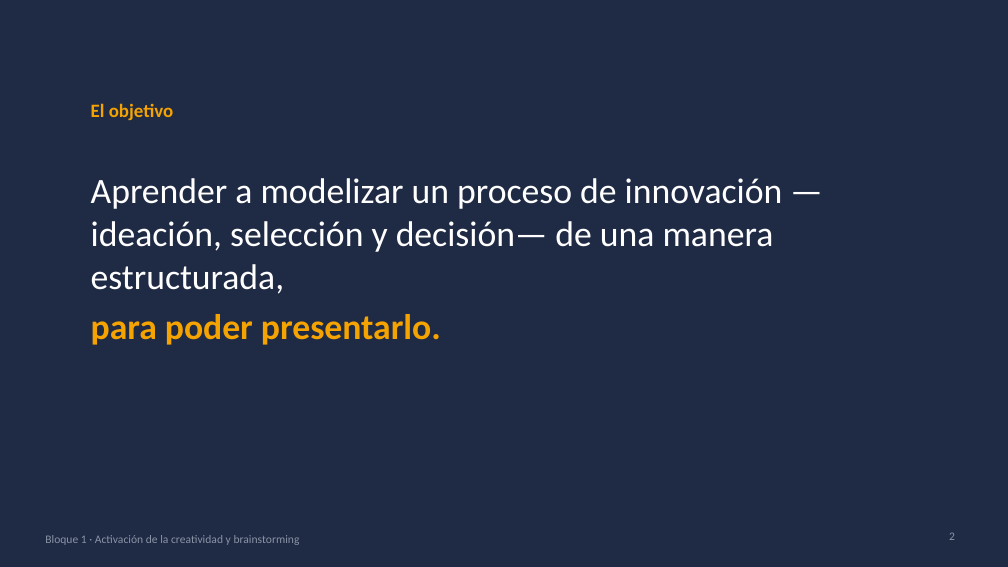
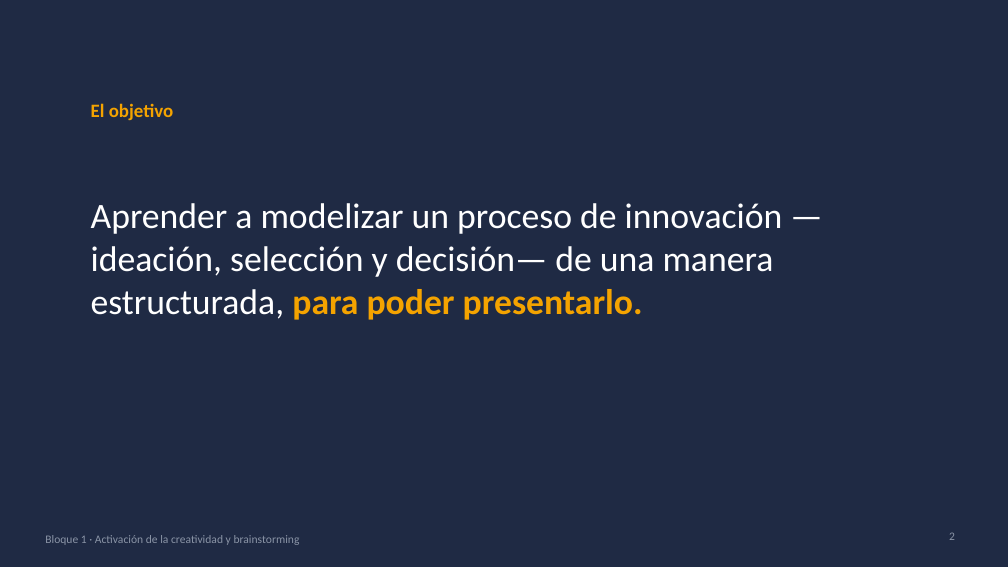
Before and after one commit to jjnieto/creatividad-ofimatica-ia, a slide deck: slide 2 of diapositivas/Curso.pptx. Drawn at 1008x567 pixels with LibreOffice and Linux fonts; fonts in the diff are those of the drawing. Boxes give left, top, right and bottom in pixels: in the first picture for what was removed or moved away, otherwise in the second. Text is boxed around its words. In the diff, an @@ line names an element or a change of style, - is before the commit and + after.

```diff
--- a/diapositivas/Curso.pptx
+++ b/diapositivas/Curso.pptx
@@ text at <box>91,203,783,320</box>: text changed @@
-Aprender a modelizar un proceso de innovación —ideación, selección y decisión— de una manera estructurada,
-para poder presentarlo.
+Aprender a modelizar un proceso de innovación —ideación, selección y decisión— de una manera estructurada, para poder presentarlo.
```
Also in this commit, not shown: 2 other slides changed.
